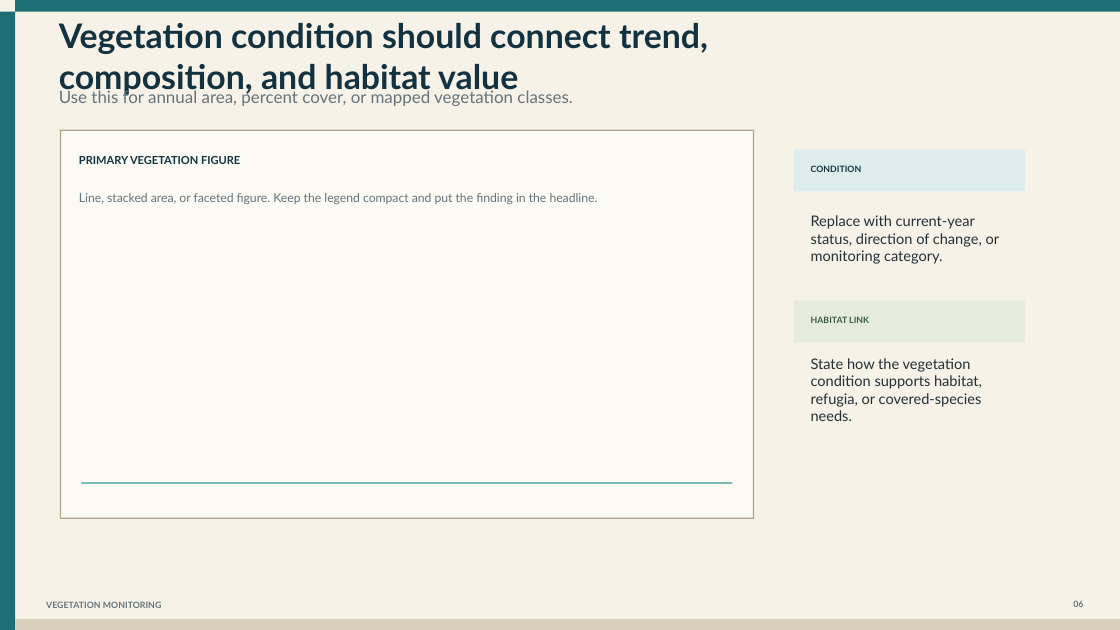
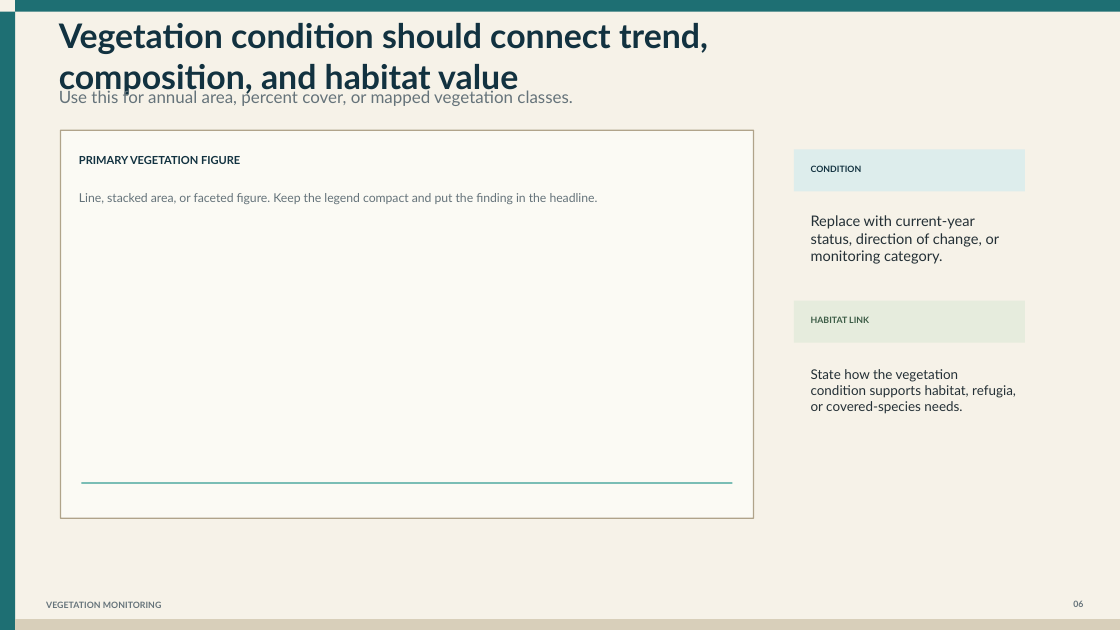
Before and after one commit to cfurl/EAHCP-Fall-2026-Sci-Comm, a slide deck: slide 10 of Comal_mgt_presentation/EAHCP_Landa_Lake.pptx (slide 6 before the commit). Drawn at 1120x630 pixels with LibreOffice and Linux fonts; fonts in the diff are those of the drawing. Boxes give left, top, right and bottom in pixels: in the first picture for what was removed or moved away, otherwise in the second. Text is boxed around its words. In the diff, an @@ line names an element or a change of style, - is before the commit and + after.

```diff
--- a/Comal_mgt_presentation/EAHCP_Landa_Lake.pptx
+++ b/Comal_mgt_presentation/EAHCP_Landa_Lake.pptx
@@ text "State how the vegetation condition ..." at bbox=[811, 369, 1016, 414]: size 12.5 to 11.6 pt @@
```
Also in this commit, not shown: 4 other slides changed, 4 slides added, 35 other files.
